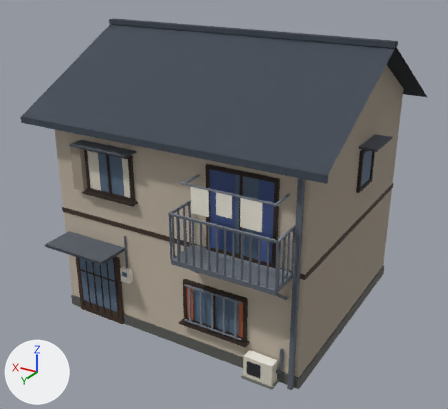
The FBX model Assets/Art/Models/Buildings/House_A.fbx, before and after one commit.
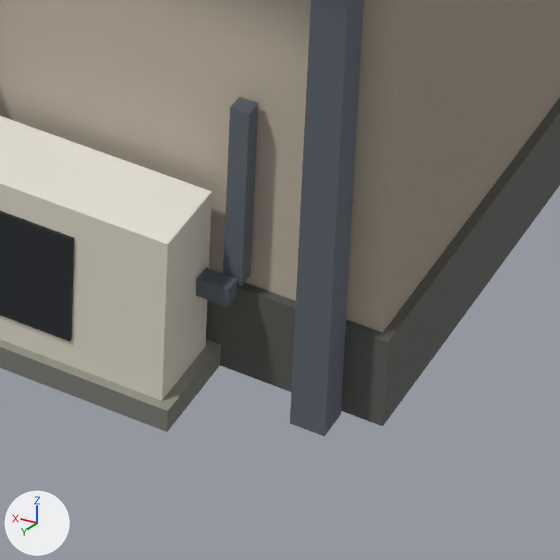
The first picture shows the older version from a camera (50 mm lens) standing at (-7.98, 10.82, 9.6) and looking at (0.01, -2.51, 2.93). The close-ups show the older and then the newer version on the part from 56% to 72% of the width and 82% to 99% of the height of that picture. Only the edits that show in the close-ups are written down. The lights are fixed; the arrows at lower left show +X, +Y and +Z. Where no turn or scale is listed for an object, it has been applied to the vertices. Vertices at exactly the same position are counted once.

In view in the first close-up: 'AirCon', 'AirConBase', 'AirConFan', 'Body', 'Footing', 'Pipes'.
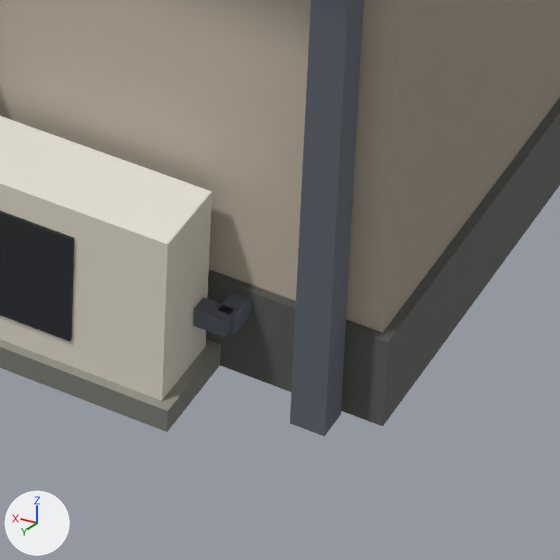
Changed parts and their boxes (x1, y1, x2, y2) in the close-ups (560 x 560 px; the box of a moved part takes in the faces that stretch with it):
'Pipes', reshaped: before (196, 0, 364, 436); after (193, 0, 364, 436)
part 1 of me_pipes, moved or reshaped: before (196, 268, 237, 307); after (193, 297, 234, 337)
part 2 of me_pipes, moved or reshaped: before (223, 97, 258, 286); after (219, 291, 251, 334)

The change, as a list of edits to the scene's bpy script:
```text
Change me_pipes:
    used by ob_pipes; location = (0.0, 0.0, 0.0)
    remove me_pipes.from_pydata(...)  # 40 vertices, 30 faces; spans x -3.4..1.42, y 0.01..0.4, z 0.0..5.6
    add me_pipes.from_pydata(...)  # 40 vertices, 30 faces; spans x -3.4..1.42, y 0.0..0.4, z 0.0..5.6
    me_pipes part 1: the loose piece of 8 vertices spanning x -3.08..-2.98, y 0.09..0.15, z 0.32..0.38 is moved by (0.0, 0.01, -0.1)
    me_pipes part 2: the loose piece of 8 vertices spanning x -3.09..-3.03, y 0.02..0.08, z 0.35..0.95 is scaled about its middle by (1, 2.17, 0.1), then moved by (-0.01, 0.01, -0.4)
```
